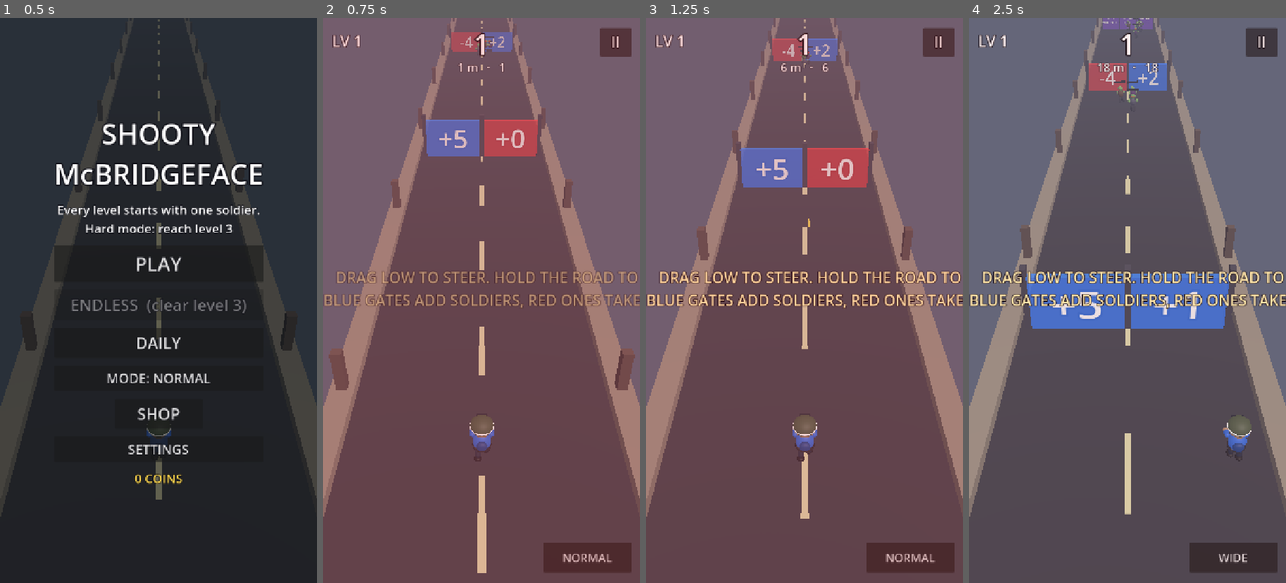
Above: before the commit, frames 1-4 (left to right).
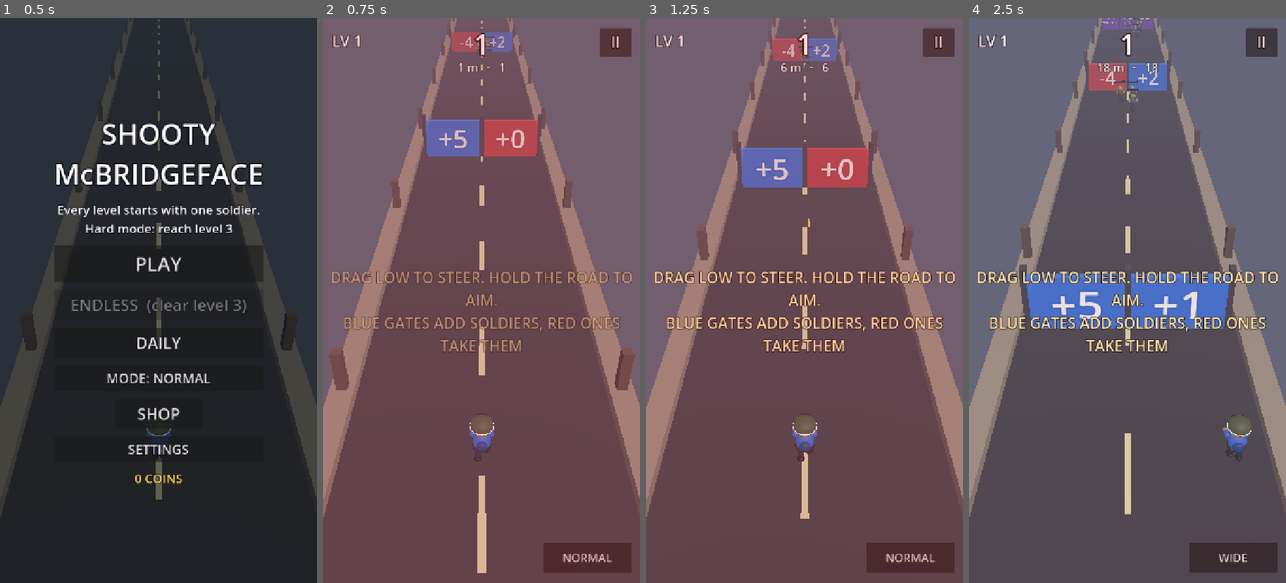
Above: after the commit, the same moments.

Repository: Reconnaishawnce/shootymcbridgeface
Game: Godot game, scene res://scenes/main.tscn
Same seed, same stepped clock (60 frames per second), same inputs: the game is played once before the commit and once after it.
Inputs (mouse positions are in pixels of both pictures, inside the frame that each line leads up to):
- Up to frame 1 (0.5 s): no input
- Up to frame 2 (0.75 s): click "PLAY" at 0.5 s
- Up to frame 3 (1.25 s): no input
- Up to frame 4 (2.5 s): click "NORMAL" at 1.25 s; tap Enter at 2, 2.1 s; move the mouse to (1197, 272) at 2.02 s; hold Right from 2.03 s (still down); click (1197, 272) at 2.17 s; tap Space at 2.27 s; tap E at 2.3 s

Frame 1 is identical in both runs. In frame 2, 3.0% of the frame differs, in the area x 0-100%, y 44-60%; in frame 3, 4.0%; in frame 4, 4.8%.

Commit message:
Cleanup and QA pass
Fixes from a full review: dash cooldown and invulnerability leaked into
the next run; bets rode on the wrong wave and never died with a level;
daily runs were saved as the endless best; retrying after a widened road
played the lane banner and camera glide; boss adds could not reach a
wide-parked squad on big roads; bullets in flight after a wipe still
scored kills and boss clears; the title squad kept rifles after a daily.
Long HUD text wraps. First launch no longer logs a save-file error. The
title and wipe screens take one record each. Stale comments updated.
The auto-player takes bets when it can afford to and logs them.
Version 0.16.

Co-Authored-By: Claude Fable 5.1 <noreply@anthropic.com>
Claude-Session: https://claude.ai/code/session_01EMozbYp1QNQ1T5aNXPKEgN

Diff:
--- a/scripts/core/gate_math.gd
+++ b/scripts/core/gate_math.gd
@@ -2,7 +2,7 @@
 extends RefCounted
 ## Pure gate arithmetic. No nodes, no scene tree, fully unit-testable.
 ##
-## A gate is a pair of panels. The squad passes through exactly one panel and
+## A gate is a row of panels, one per lane. The squad passes through exactly one and
 ## that panel's operation is applied to the squad count. Panels can be shot:
 ## every STEP of accumulated bullet damage nudges the panel's value upward.
 ## That is the core "your aim is a resource" decision of the game.
--- a/scripts/core/save_data.gd
+++ b/scripts/core/save_data.gd
@@ -10,7 +10,9 @@
 
 static func _load() -> ConfigFile:
 	var cfg := ConfigFile.new()
-	cfg.load(PATH)
+	# A fresh install has no file yet; loading it would log an error.
+	if FileAccess.file_exists(PATH):
+		cfg.load(PATH)
 	return cfg
 
 
@@ -152,6 +154,13 @@
 	return result
 
 
+## A daily or weekly counts as a run without touching any best.
+static func count_run() -> void:
+	var cfg := _load()
+	cfg.set_value(STATS, "runs", int(cfg.get_value(STATS, "runs", 0)) + 1)
+	cfg.save(PATH)
+
+
 static func wipe() -> void:
 	if FileAccess.file_exists(PATH):
 		DirAccess.remove_absolute(PATH)
--- a/scripts/game.gd
+++ b/scripts/game.gd
@@ -262,6 +262,10 @@
 func show_title() -> void:
 	state = State.TITLE
 	sfx.set_music("calm")
+	# A daily or weekly forces rifles; the title squad shows the real pick.
+	if squad.squad_type != squad_type:
+		squad.squad_type = squad_type
+		_apply_looks()
 	var normal_level := SaveData.load_best_level("normal")
 	var hard_level := SaveData.load_best_level("hard")
 	var hint := ""
@@ -269,7 +273,13 @@
 		hint = "Hard mode: %s" % Modifiers.unlock_text("hard")
 	elif modifier == "hard" and not Modifiers.unlocked("nightmare", normal_level, hard_level):
 		hint = "Nightmare: %s" % Modifiers.unlock_text("nightmare")
-	hud.show_title(best, best_level, best_endless, coins, Meta.endless_unlocked(normal_level), squad_type, meta.shotgun_unlocked() or meta.squad_unlocked("medic"), wardrobe.stars, wardrobe.hero_name() if character_mode else "", modifier, hint)
+	hud.show_title({
+		"best": best, "best_level": best_level, "best_endless": best_endless, "coins": coins,
+		"endless_unlocked": Meta.endless_unlocked(normal_level), "squad_type": squad_type,
+		"shotgun_unlocked": meta.shotgun_unlocked() or meta.squad_unlocked("medic"),
+		"stars": wardrobe.stars, "hero_name": wardrobe.hero_name() if character_mode else "",
+		"modifier": modifier, "mode_hint": hint,
+	})
 
 
 func _load_bests() -> void:
@@ -488,9 +498,13 @@
 	_level_perfect = 0
 	_boss_start = 0.0
 	_horde_warned = false
+	squad.now = 0.0
+	world.now = 0.0
+	squad.reset(run_meta.start_squad())
+	# Reset before RUNNING: a road snapping back to two lanes must not
+	# banner, chime or glide the camera like a mid-run widening.
+	world.reset(run_seed)
 	state = State.RUNNING
-	squad.reset(run_meta.start_squad())
-	world.reset(run_seed)
 	squad.active = true
 	hud.show_running()
 	hud.set_formation(squad.formation_name())
@@ -510,6 +524,7 @@
 		return
 	state = State.GAME_OVER
 	squad.active = false
+	world.frozen = true
 	Engine.time_scale = 1.0
 	hud.set_combo(0, 1.0, 0.0)
 	hud.set_danger(0.0)
@@ -528,7 +543,7 @@
 			daily_results = out.results
 			is_best = out.new_best
 			SaveData.save_daily(daily_results)
-			SaveData.record_run(score, world.level, true)
+			SaveData.count_run()
 		shown_best = maxi(prev, score)
 	elif mode == "weekly":
 		var prev := int(weekly_results.get(week_number, {}).get("score", 0))
@@ -537,6 +552,7 @@
 			weekly_results = out.results
 			is_best = out.new_best
 			SaveData.save_weekly(weekly_results)
+			SaveData.count_run()
 		shown_best = maxi(prev, score)
 	else:
 		if not smoke:
@@ -559,7 +575,13 @@
 		wardrobe.stars += stars_earned
 		SaveData.save_wardrobe(wardrobe.to_dict())
 	hud.update_stats(squad.count, world.level, total_distance, score)
-	hud.show_game_over(score, shown_best, is_best, world.level, int(total_distance), kills, peak_squad, earned, mode, stars_earned, wardrobe.hero_name() if character_mode else "", character_mode and wardrobe.can_afford_something(), " ".join(grades), world.modifier)
+	hud.show_game_over({
+		"score": score, "best": shown_best, "is_best": is_best, "level": world.level,
+		"distance": int(total_distance), "kills": kills, "peak": peak_squad, "coins_earned": earned,
+		"mode": mode, "stars_earned": stars_earned, "hero_name": wardrobe.hero_name() if character_mode else "",
+		"locker_nudge": character_mode and wardrobe.can_afford_something(),
+		"grades": " ".join(grades), "modifier": world.modifier,
+	})
 	if character_mode:
 		squad.cheer()
 	sfx.play("wipe")
@@ -981,7 +1003,17 @@
 	sfx.play("powerup", -4.0, 1.2)
 
 
+func _bot_panel(g: Gate) -> int:
+	if squad.count >= 24:
+		for i in range(g.panels.size()):
+			if GateMath.is_bet(g.panels[i]):
+				return i
+	return GateMath.best_index(g.panels, squad.count)
+
+
 func _on_bet_resolved(won: bool, before: int, after: int) -> void:
+	if smoke:
+		print("SMOKE_BET ", JSON.stringify({"won": won, "before": before, "after": after, "level": world.level, "frame": _frames}))
 	if won:
 		hud.show_banner("BET WON   x2\n%d > %d" % [before, after], 1.6)
 		squad.rally()
@@ -1004,9 +1036,9 @@
 
 
 ## The road widened: pull the camera back so the whole thing fits, and say so.
-func _on_lanes_changed(n: int) -> void:
-	_fit_camera(n, true)
-	if state == State.RUNNING:
+func _on_lanes_changed(n: int, animated: bool) -> void:
+	_fit_camera(n, animated)
+	if state == State.RUNNING and animated:
 		hud.show_banner("%d LANES" % n, 1.4)
 		sfx.play("powerup", -4.0, 0.7)
 		_punch(-4.0)
@@ -1035,7 +1067,7 @@
 
 func _on_latched(zombie: Zombie) -> void:
 	sfx.play("bite", -8.0, 1.4)
-	hud.show_float("CLINGER! TAP IT OR DASH", false)
+	hud.show_float("CLINGER! TAP IT", false)
 	Burst.spawn(world, zombie.position + Vector3(0.0, 0.9, 0.0), Zombie.LATCHER_SKIN, 6, 0.1, 3.0, 0.3)
 	_shake = minf(1.0, _shake + 0.3)
 
@@ -1174,9 +1206,10 @@
 	var z := world.nearest_zombie(22.0)
 	var g := world.nearest_upcoming_gate()
 	var pg := world.nearest_upcoming_perk_gate()
-	# A gate about to arrive outranks a zombie: pick the panel first.
+	# A gate about to arrive outranks a zombie: pick the panel first. The
+	# bot takes a bet when it can afford to lose, so that path gets tested.
 	if g != null and g.position.z > -12.0:
-		squad.target_x = g.panel_center_x(GateMath.best_index(g.panels, squad.count))
+		squad.target_x = g.panel_center_x(_bot_panel(g))
 		return
 	if pg != null and (g == null or pg.position.z > g.position.z):
 		if z != null and z.position.z > pg.position.z:
@@ -1187,7 +1220,7 @@
 	if z != null and (g == null or z.position.z > g.position.z):
 		squad.target_x = clampf(z.position.x, -squad.road_half, squad.road_half)
 	elif g != null:
-		squad.target_x = g.panel_center_x(GateMath.best_index(g.panels, squad.count))
+		squad.target_x = g.panel_center_x(_bot_panel(g))
 
 
 func _shots_walkthrough() -> void:
@@ -1261,12 +1294,12 @@
 		await get_tree().process_frame
 	await _capture("5e_route.png", 30)
 	for i in range(3000):
-		if world.phase == World.Phase.BOSS and world.boss != null and world.boss.position.z > -14.0:
+		if state != State.RUNNING or (world.phase == World.Phase.BOSS and world.boss != null and world.boss.position.z > -14.0):
 			break
 		await get_tree().process_frame
 	await _capture("6_boss.png", 5)
 	for i in range(3000):
-		if world.phase != World.Phase.BOSS:
+		if state != State.RUNNING or world.phase != World.Phase.BOSS:
 			break
 		await get_tree().process_frame
 	await _capture("7_level_clear.png", 20)
--- a/scripts/gate.gd
+++ b/scripts/gate.gd
@@ -1,6 +1,6 @@
 class_name Gate
 extends Node3D
-## A pair of panels spanning the lane. Scrolled by the world; chosen by the
+## One panel per lane, spanning the road. Scrolled by the world; chosen by the
 ## squad's x position at the moment it passes z = 0.
 
 const POST := Color(0.25, 0.25, 0.28)
--- a/scripts/hud.gd
+++ b/scripts/hud.gd
@@ -176,6 +176,8 @@
 	_float.set_anchors_preset(Control.PRESET_CENTER)
 	_float.grow_horizontal = Control.GROW_DIRECTION_BOTH
 	_float.grow_vertical = Control.GROW_DIRECTION_BOTH
+	_float.custom_minimum_size.x = 680.0
+	_float.autowrap_mode = TextServer.AUTOWRAP_WORD
 	_float.modulate.a = 0.0
 	_float_anchor.add_child(_float)
 
@@ -185,6 +187,7 @@
 	_banner.anchor_top = 0.3
 	_banner.anchor_bottom = 0.3
 	_banner.offset_bottom = 160.0
+	_banner.autowrap_mode = TextServer.AUTOWRAP_WORD
 	_banner.modulate.a = 0.0
 	root.add_child(_banner)
 
@@ -227,6 +230,7 @@
 	_hint.anchor_top = 0.44
 	_hint.anchor_bottom = 0.44
 	_hint.offset_bottom = 120.0
+	_hint.autowrap_mode = TextServer.AUTOWRAP_WORD
 	_hint.modulate.a = 0.0
 	_hint.add_theme_color_override("font_color", Color(1.0, 0.95, 0.7))
 	root.add_child(_hint)
@@ -513,6 +517,8 @@
 	_over_title = _label(64, HORIZONTAL_ALIGNMENT_CENTER)
 	box.add_child(_over_title)
 	_over_lines = _label(34, HORIZONTAL_ALIGNMENT_CENTER)
+	_over_lines.custom_minimum_size.x = 660.0
+	_over_lines.autowrap_mode = TextServer.AUTOWRAP_WORD
 	box.add_child(_over_lines)
 	_over_prompt = _label(40, HORIZONTAL_ALIGNMENT_CENTER)
 	box.add_child(_over_prompt)
@@ -644,7 +650,20 @@
 	_locker_card.visible = false
 
 
-func show_title(best: int, best_level: int, best_endless: int, coins: int, endless_unlocked: bool, squad_type: String, shotgun_unlocked: bool, stars: int = 0, hero_name: String = "", modifier: String = "normal", mode_hint: String = "") -> void:
+## [param t] keys: best, best_level, best_endless, coins, endless_unlocked,
+## squad_type, shotgun_unlocked, stars, hero_name, modifier, mode_hint.
+func show_title(t: Dictionary) -> void:
+	var best: int = t.get("best", 0)
+	var best_level: int = t.get("best_level", 0)
+	var best_endless: int = t.get("best_endless", 0)
+	var coins: int = t.get("coins", 0)
+	var endless_unlocked: bool = t.get("endless_unlocked", false)
+	var squad_type: String = t.get("squad_type", "rifle")
+	var shotgun_unlocked: bool = t.get("shotgun_unlocked", false)
+	var stars: int = t.get("stars", 0)
+	var hero_name: String = t.get("hero_name", "")
+	var modifier: String = t.get("modifier", "normal")
+	var mode_hint: String = t.get("mode_hint", "")
 	_hide_cards()
 	_title_card.visible = true
 	_pause_button.visible = false
@@ -769,7 +788,23 @@
 		_prompt_tween.kill()
 
 
-func show_game_over(score: int, best: int, is_best: bool, level: int, distance: int, kills: int, peak: int, coins_earned: int, mode: String, stars_earned: int = 0, hero_name: String = "", locker_nudge: bool = false, grades: String = "", modifier: String = "normal") -> void:
+## [param r] keys: score, best, is_best, level, distance, kills, peak,
+## coins_earned, mode, stars_earned, hero_name, locker_nudge, grades, modifier.
+func show_game_over(r: Dictionary) -> void:
+	var score: int = r.get("score", 0)
+	var best: int = r.get("best", 0)
+	var is_best: bool = r.get("is_best", false)
+	var level: int = r.get("level", 1)
+	var distance: int = r.get("distance", 0)
+	var kills: int = r.get("kills", 0)
+	var peak: int = r.get("peak", 1)
+	var coins_earned: int = r.get("coins_earned", 0)
+	var mode: String = r.get("mode", "levels")
+	var stars_earned: int = r.get("stars_earned", 0)
+	var hero_name: String = r.get("hero_name", "")
+	var locker_nudge: bool = r.get("locker_nudge", false)
+	var grades: String = r.get("grades", "")
+	var modifier: String = r.get("modifier", "normal")
 	_hide_cards()
 	_over_card.visible = true
 	_pause_button.visible = false
--- a/scripts/squad.gd
+++ b/scripts/squad.gd
@@ -111,6 +111,15 @@
 	velocity_x = 0.0
 	spread = 1.0
 	_fire_accum = 0.0
+	# Run clocks restart at zero: a dash from the last run must not leave
+	# this one invulnerable, or unable to dash, for minutes.
+	now = 0.0
+	dash_ready_at = 0.0
+	invulnerable_until = 0.0
+	_revive_timer = 0.0
+	if _dash_tween != null:
+		_dash_tween.kill()
+		_dash_tween = null
 	for s in _soldiers:
 		s.queue_free()
 	_soldiers.clear()
--- a/scripts/world.gd
+++ b/scripts/world.gd
@@ -23,7 +23,7 @@
 signal latched(zombie: Zombie)
 signal strike_landed(at: Vector3, hit: bool)
 signal shaken_off(count: int)
-signal lanes_changed(lanes: int)
+signal lanes_changed(lanes: int, animated: bool)
 ## A bet placed at a gate came due: doubled (won) or halved.
 signal bet_resolved(won: bool, before: int, after: int)
 signal bet_placed
@@ -51,8 +51,16 @@
 var lanes := 2
 ## Difficulty modifier in force: see Modifiers.
 var modifier := "normal"
-## Bet bookkeeping: the wave the bet rides on, and whether it was bitten.
-var _bet_wave := -1
+## Bet bookkeeping: the wave ids the bet rides on (a fork splits one wave
+## in two), whether it is already lost, whether a bite landed, and the
+## wave index still waiting to spawn.
+var _bet_waves: Array = []
+var _bet_lost := false
+var _bet_pending_index := -1
+## Wave index -> ids of the waves spawned for it, this level.
+var _wave_id_for: Dictionary = {}
+## Set once the run is over: bullets still in the air hit nothing.
+var frozen := false
 ## Gates still to be revealed by a scout party.
 var _scout_left := 0
 var _bet_bitten := false
@@ -136,7 +144,7 @@
 
 
 func _on_own_bite(_bite: int, _heavy: bool) -> void:
-	if _bet_wave >= 0:
+	if not _bet_waves.is_empty():
 		_bet_bitten = true
 
 
@@ -152,9 +160,9 @@
 	_clear_actors()
 	world_speed = Difficulty.world_speed(1)
 	_gates_passed = 0
-	_bet_wave = -1
-	_bet_bitten = false
+	_clear_bet()
 	_scout_left = 0
+	frozen = false
 	horde_z = HORDE_REST_Z
 	_place_horde()
 	set_lanes(2, false)
@@ -182,7 +190,7 @@
 	else:
 		_apply_road_width(target)
 		_place_dashes(n)
-	lanes_changed.emit(n)
+	lanes_changed.emit(n, animate)
 
 
 func _apply_road_width(h: float) -> void:
@@ -198,9 +206,21 @@
 		_posts[i].position.x = side * (h + 0.65)
 
 
+func _clear_bet() -> void:
+	_bet_waves = []
+	_bet_lost = false
+	_bet_bitten = false
+	_bet_pending_index = -1
+
+
 func start_level(n: int) -> void:
 	level = n
 	phase = Phase.GATES
+	# Waves that outlived the level are gone with it; so is any open bet.
+	_wave_alive.clear()
+	_wave_voided.clear()
+	_wave_id_for.clear()
+	_clear_bet()
 	if not endless or n == 1:
 		level_distance = 0.0
 		_next_gate = 0
@@ -446,6 +466,8 @@
 ## bullet is spent. Sweeps from the bullet's previous z so fast tracers
 ## cannot tunnel through thin targets.
 func try_hit(b: Bullet) -> bool:
+	if frozen:
+		return true
 	var z_lo := minf(b.prev_z, b.position.z) - 0.35
 	var z_hi := maxf(b.prev_z, b.position.z) + 0.35
 	for z in zombies.duplicate():
@@ -583,6 +605,7 @@
 			var route: Dictionary = _fork_routes["left" if side < 0 else "right"]
 			_wave_seq += 1
 			var wave := _wave_seq
+			_note_wave_id(n, wave)
 			var lo := 0.6 if side > 0 else -road_half + 0.5
 			var hi := road_half - 0.5 if side > 0 else -0.6
 			for i in range(int(ceil(spec.count * float(route.wave_mult)))):
@@ -592,6 +615,7 @@
 		return
 	_wave_seq += 1
 	var wave := _wave_seq
+	_note_wave_id(n, wave)
 	for i in range(spec.count):
 		_spawn_zombie(spec.hp, spec.speed, Zombie.Kind.NORMAL, base_z - gen.rng.randf_range(0.0, 7.0), wave)
 	for i in range(spec.brutes):
@@ -606,6 +630,16 @@
 	for i in range(spec.thieves):
 		var z := base_z - (Difficulty.GATE_SPACING - Difficulty.WAVE_OFFSET) + 14.0 + gen.rng.randf_range(0.0, 3.0)
 		_spawn_zombie(spec.thief_hp, spec.speed, Zombie.Kind.THIEF, z)
+
+
+## Remember which wave ids belong to wave index [param n], and hand them
+## to a bet that was waiting for this wave to spawn.
+func _note_wave_id(n: int, wave: int) -> void:
+	var ids: Array = _wave_id_for.get(n, [])
+	ids.append(wave)
+	_wave_id_for[n] = ids
+	if n == _bet_pending_index:
+		_bet_waves = ids.duplicate()
 
 
 ## A wave spec with the modifier applied: more bodies, more health.
@@ -692,8 +726,7 @@
 	if left <= 0:
 		if not _wave_voided.has(z.wave_id):
 			wave_cleared.emit(level)
-		if z.wave_id == _bet_wave:
-			_resolve_bet(not _wave_voided.has(z.wave_id) and not _bet_bitten)
+		_bet_wave_done(z.wave_id, _wave_voided.has(z.wave_id) or _bet_bitten)
 		_wave_alive.erase(z.wave_id)
 		_wave_voided.erase(z.wave_id)
 
@@ -705,16 +738,26 @@
 	var left := int(_wave_alive.get(z.wave_id, 1)) - 1
 	_wave_alive[z.wave_id] = left
 	if left <= 0:
-		if z.wave_id == _bet_wave:
-			_resolve_bet(false)
+		_bet_wave_done(z.wave_id, true)
 		_wave_alive.erase(z.wave_id)
 		_wave_voided.erase(z.wave_id)
+
+
+## One of the bet's waves finished. The bet settles when the last does.
+func _bet_wave_done(wave: int, lost: bool) -> void:
+	if not _bet_waves.has(wave):
+		return
+	_bet_waves.erase(wave)
+	if lost:
+		_bet_lost = true
+	if _bet_waves.is_empty():
+		_resolve_bet(not _bet_lost)
 
 
 ## Double or half. A bite during the wave, or a zombie that got through,
 ## loses it.
 func _resolve_bet(won: bool) -> void:
-	_bet_wave = -1
+	_clear_bet()
 	if squad == null:
 		return
 	var before := squad.count
@@ -761,9 +804,14 @@
 							_scout_left -= 1
 					scouts_sent.emit(GateMath.SCOUT_GATES)
 				elif GateMath.is_bet(panel):
-					# Rides on the wave after this gate: the next wave id.
-					_bet_wave = _wave_seq + 1
-					_bet_bitten = false
+					# Rides on the wave that follows this gate, which shares
+					# its index. Usually spawned already; else it is pending.
+					_clear_bet()
+					var ids: Array = _wave_id_for.get(_next_runners, [])
+					if ids.is_empty():
+						_bet_pending_index = _next_runners
+					else:
+						_bet_waves = ids.duplicate()
 					bet_placed.emit()
 				if after > 0:
 					if meta != null and panel.kind == GateMath.Kind.ADD and panel.value > 0.0:
@@ -1016,6 +1064,8 @@
 			var zb := Zombie.new()
 			zb.setup(spec.runner_hp, spec.speed, Zombie.Kind.RUNNER)
 			zb.lane_offset = gen.rng.randf_range(-1.0, 1.0)
+			zb.lane_min = -road_half + 0.6
+			zb.lane_max = road_half - 0.6
 			zb.position = Vector3(gen.rng.randf_range(-road_half + 0.6, road_half - 0.6), 0.0, boss.position.z + 1.0)
 			add_child(zb)
 			zombies.append(zb)
--- a/tests/test_run11.gd
+++ b/tests/test_run11.gd
@@ -82,4 +82,8 @@
 	check_eq(SaveData.load_best("hard"), 500, "hard still 500")
 	SaveData.save_modifier("nightmare")
 	check_eq(SaveData.load_modifier(), "nightmare", "modifier persists")
+	var runs := SaveData.load_runs()
+	SaveData.count_run()
+	check_eq(SaveData.load_runs(), runs + 1, "a daily counts as a run")
+	check_eq(SaveData.load_best_endless(), 0, "without touching the endless best")
 	SaveData.wipe()
Not shown, changed: CHANGELOG.md
Not shown, changed: VERSION
